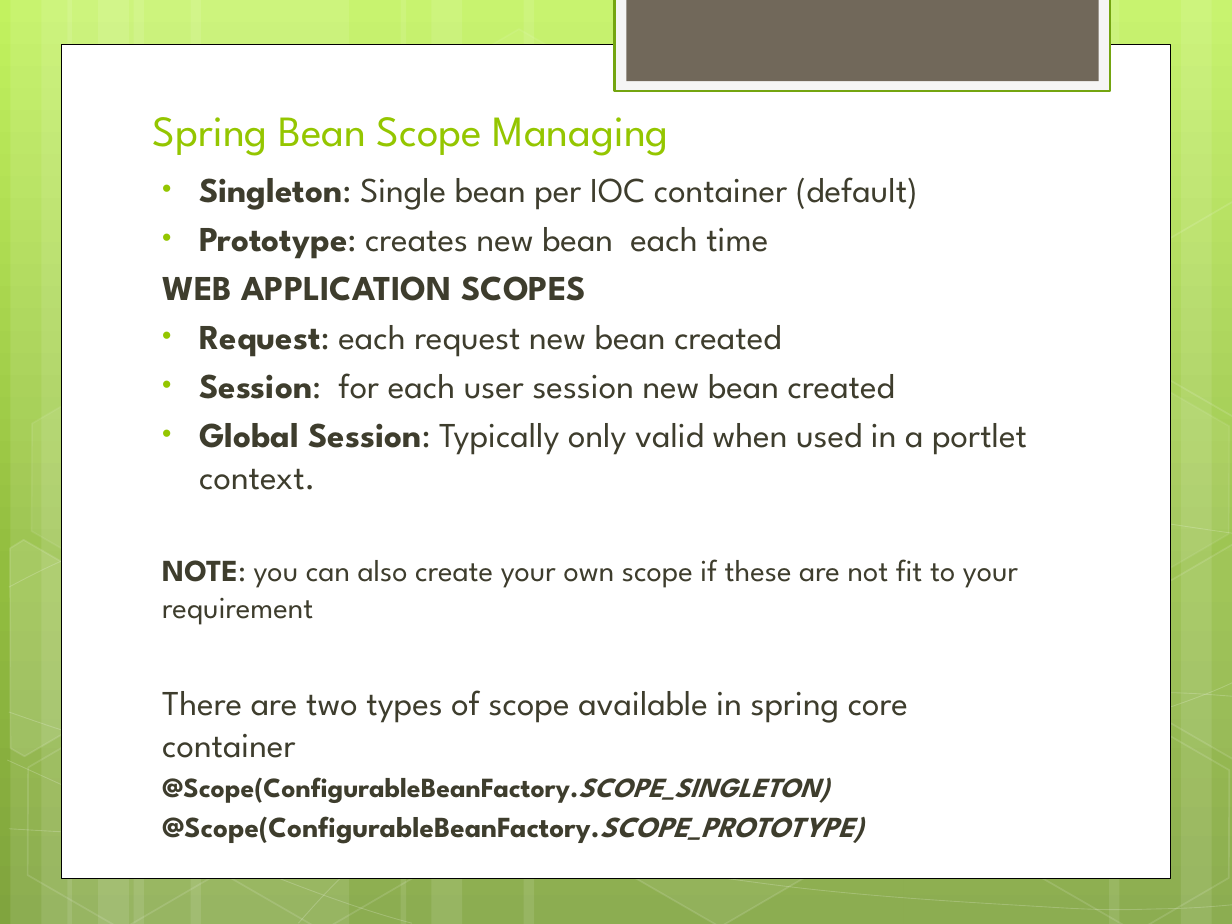
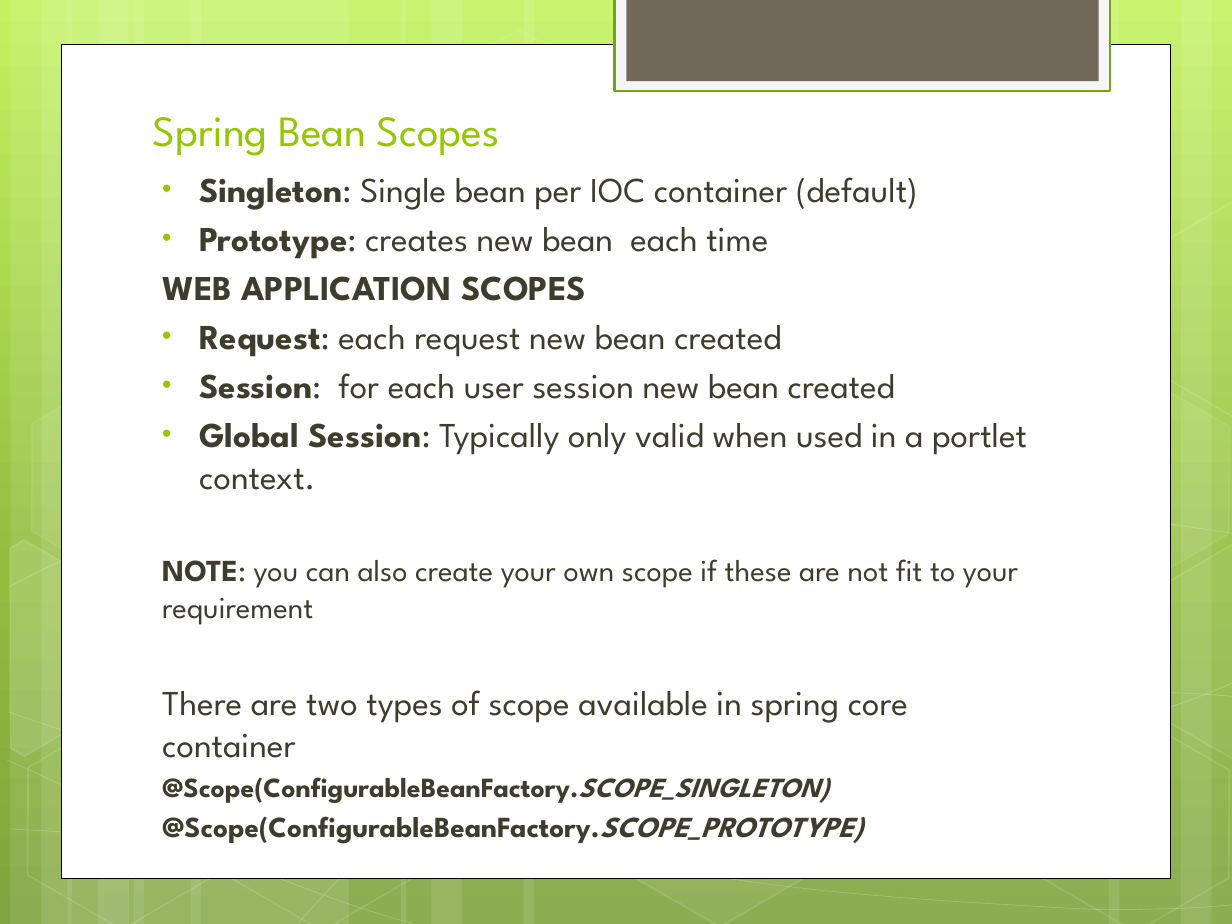
Before and after one commit to IPython-Learn/spring-java-training, a slide deck: slide 14 of SpringJavaTraining.pptx (slide 11 before the commit). Drawn at 1232x924 pixels with LibreOffice and Linux fonts; fonts in the diff are those of the drawing. Boxes give left, top, right and bottom in pixels: in the first picture for what was removed or moved away, otherwise in the second. Text is boxed around its words. In the diff, an @@ line names an element or a change of style, - is before the commit and + after.

Commit message:
spring java based config

```diff
--- a/SpringJavaTraining.pptx
+++ b/SpringJavaTraining.pptx
@@ title at [153, 117, 500, 156]: text changed @@
-Spring Bean Scope Managing
+Spring Bean Scopes
```
Also in this commit, not shown: 6 other slides changed, 5 slides added, 1 slide removed, 8 other files.
